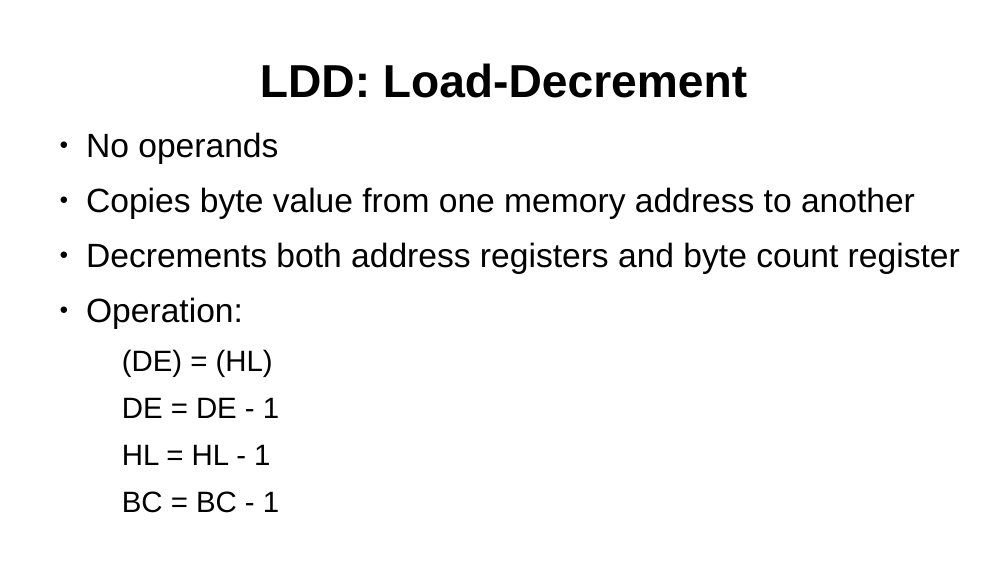
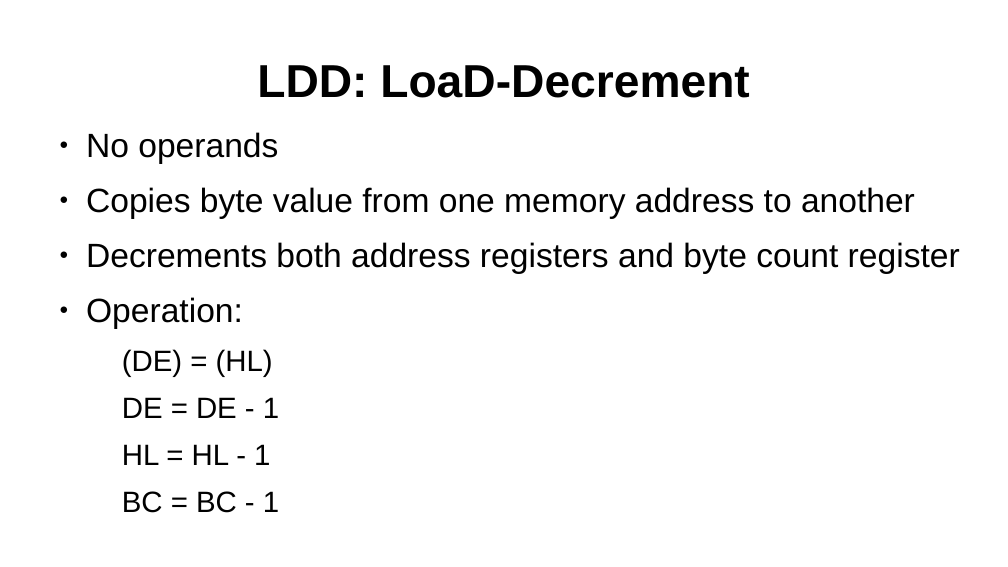
Before and after one commit to SlithyMatt/zxs-assembly-tutorial, a slide deck: slide 18 of Lesson3/Lesson3.odp. Drawn at 1008x567 pixels with LibreOffice and Linux fonts; fonts in the diff are those of the drawing. Boxes give left, top, right and bottom in pixels: in the first picture for what was removed or moved away, otherwise in the second. Text is boxed around its words. In the diff, an @@ line names an element or a change of style, - is before the commit and + after.

```diff
--- a/Lesson3/Lesson3.odp
+++ b/Lesson3/Lesson3.odp
@@ title at (257, 65, 749, 98): text changed @@
-LDD: Load-Decrement
+LDD: LoaD-Decrement
```
Also in this commit, not shown: 6 other slides changed, 3 other files.
